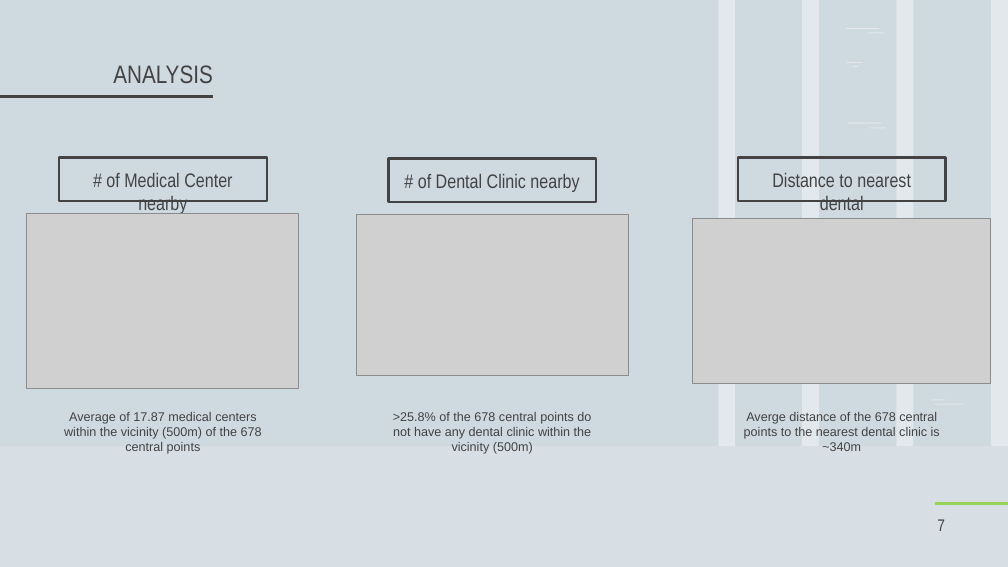
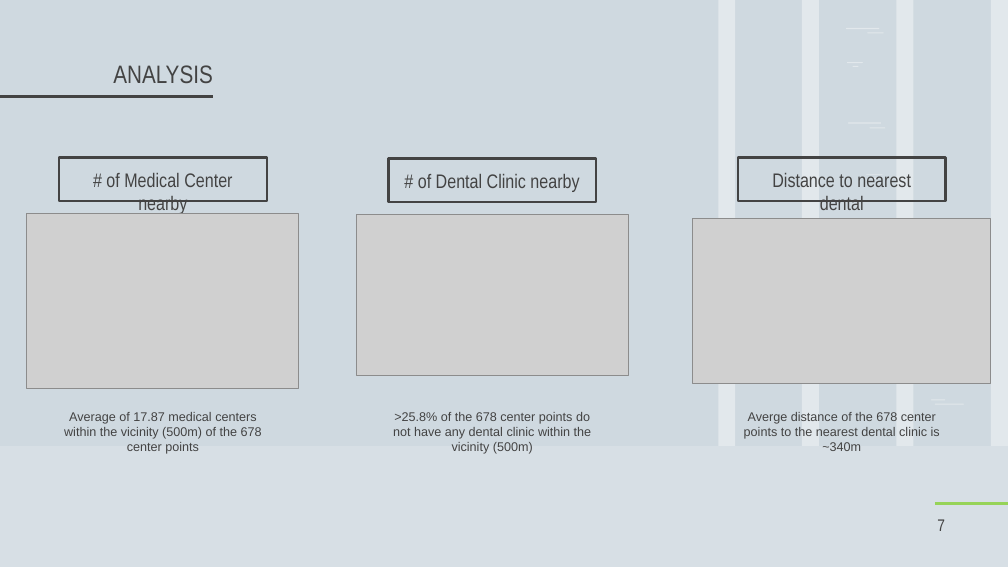
Before and after one commit to shilingt/Coursera_Capstone, a slide deck: slide 7 of Dental Clinic Location Selection.pptx. Drawn at 1008x567 pixels with LibreOffice and Linux fonts; fonts in the diff are those of the drawing; grey boxes stand for pictures. Boxes give left, top, right and bottom in pixels: in the first picture for what was removed or moved away, otherwise in the second. Text is boxed around its words. In the diff, an @@ line names an element or a change of style, - is before the commit and + after.

```diff
--- a/Dental Clinic Location Selection.pptx
+++ b/Dental Clinic Location Selection.pptx
@@ text at <box>64,412,262,454</box>: text changed @@
-Average of 17.87 medical centers within the vicinity (500m) of the 678 central points
+Average of 17.87 medical centers within the vicinity (500m) of the 678 center points
@@ text at <box>393,412,592,454</box>: text changed @@
->25.8% of the 678 central points do not have any dental clinic within the vicinity (500m)
+>25.8% of the 678 center points do not have any dental clinic within the vicinity (500m)
@@ text at <box>744,412,940,451</box>: text changed @@
-Averge distance of the 678 central points to the nearest dental clinic is ~340m
+Averge distance of the 678 center points to the nearest dental clinic is ~340m
```
Also in this commit, not shown: 8 other slides changed, 2 other files.
